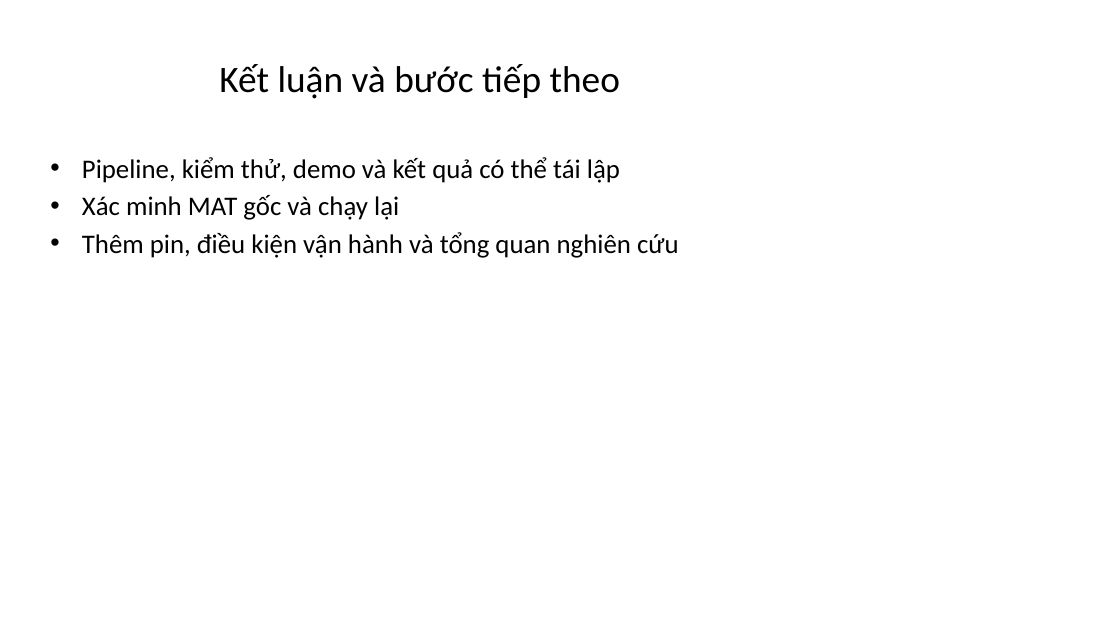
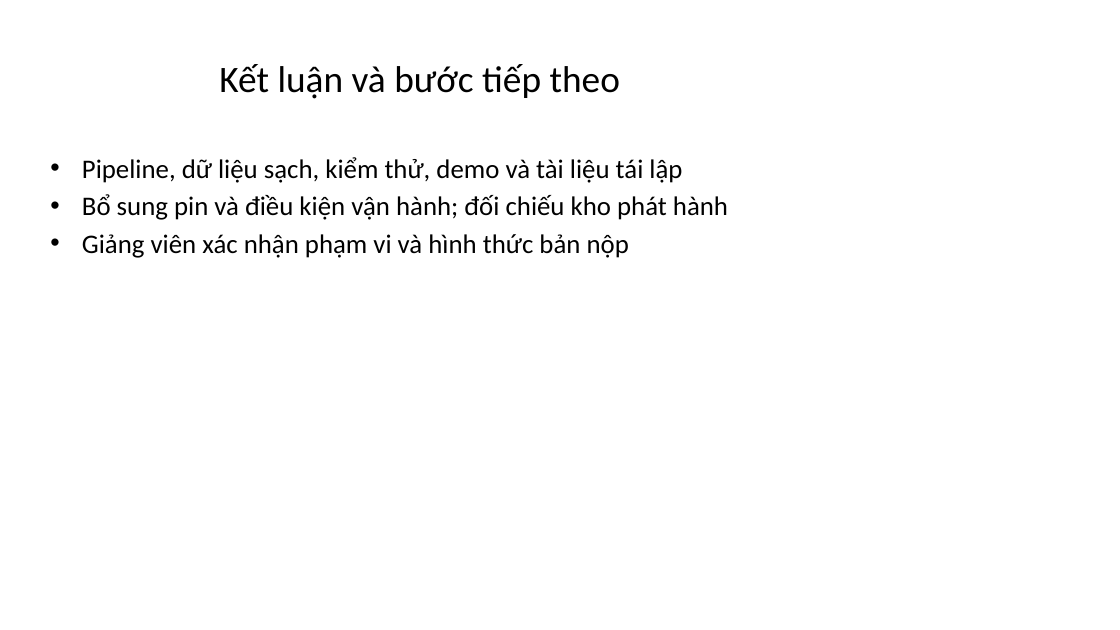
Before and after one commit to VanDuy266/KHOA-LUAN-TOT-NGHIEP, a slide deck: slide 13 of docs/slide-bao-ve.pptx (slide 12 before the commit). Drawn at 1120x630 pixels with LibreOffice and Linux fonts; fonts in the diff are those of the drawing. Boxes give left, top, right and bottom in pixels: in the first picture for what was removed or moved away, otherwise in the second. Text is boxed around its words. In the diff, an @@ line names an element or a change of style, - is before the commit and + after.

Commit message:
Dữ liệu pin sạch: 2.089.048 dòng đo phục vụ phân tích và trích xuất đặc trưng

```diff
--- a/docs/slide-bao-ve.pptx
+++ b/docs/slide-bao-ve.pptx
@@ text at [82, 157, 728, 258]: text changed @@
-• Pipeline, kiểm thử, demo và kết quả có thể tái lập
-• Xác minh MAT gốc và chạy lại
-• Thêm pin, điều kiện vận hành và tổng quan nghiên cứu
+• Pipeline, dữ liệu sạch, kiểm thử, demo và tài liệu tái lập
+• Bổ sung pin và điều kiện vận hành; đối chiếu kho phát hành
+• Giảng viên xác nhận phạm vi và hình thức bản nộp
```
Also in this commit, not shown: 4 other slides changed, 2 slides added, 1 slide removed, 52 other files.
